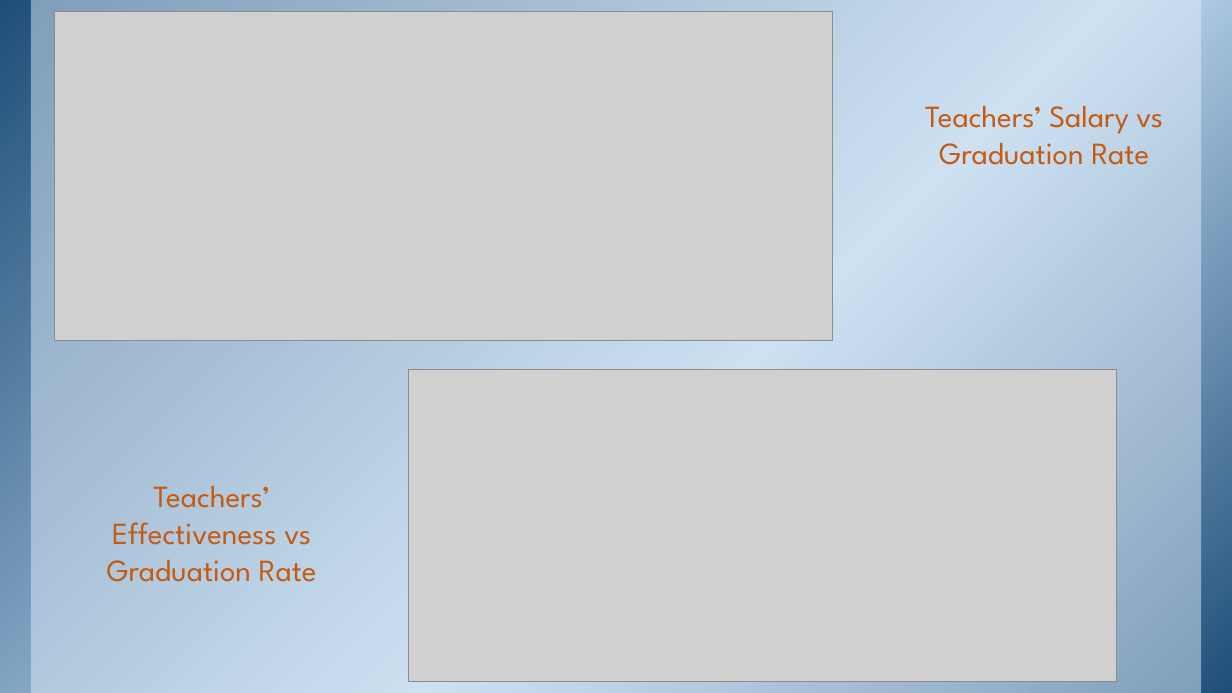
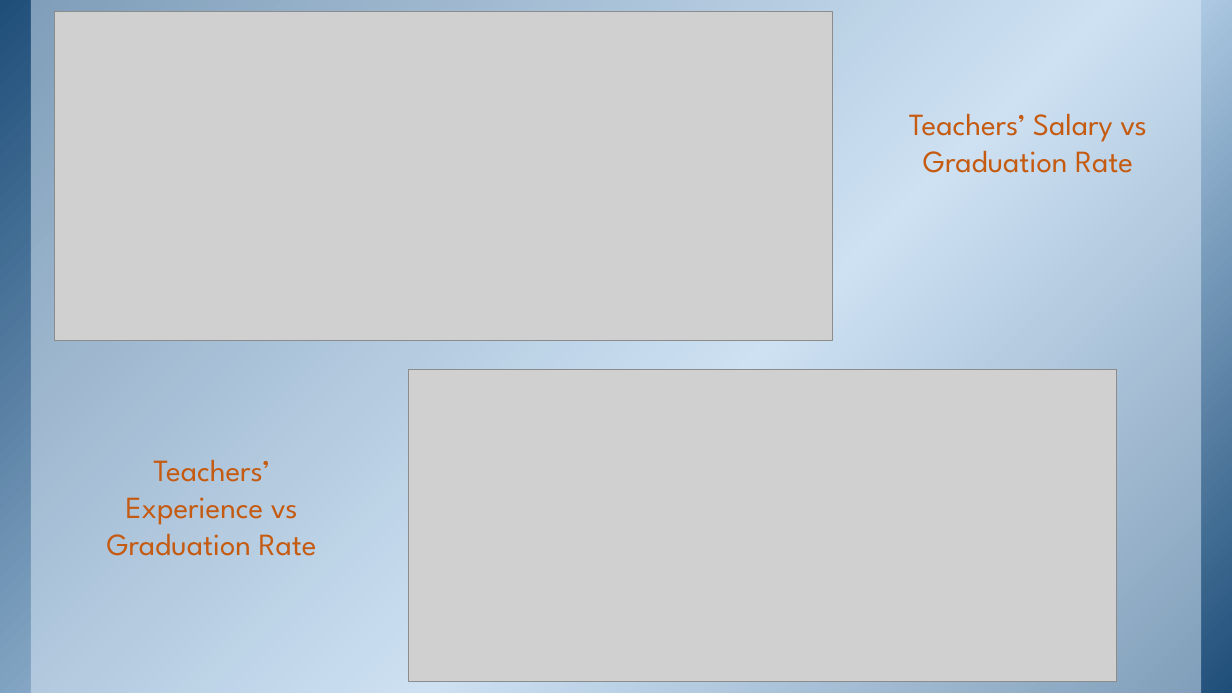
Before and after one commit to fab5-rutgers/first_project, a slide deck: slide 12 of Factors Contributing to Graduation Rates in New Jersey.pptx (slide 11 before the commit). Drawn at 1232x693 pixels with LibreOffice and Linux fonts; fonts in the diff are those of the drawing; grey boxes stand for pictures; background and template pictures are left out. Boxes give left, top, right and bottom in pixels: in the first picture for what was removed or moved away, otherwise in the second. Text is boxed around its words. In the diff, an @@ line names an element or a change of style, - is before the commit and + after.

```diff
--- a/Factors Contributing to Graduation Rates in New Jersey.pptx
+++ b/Factors Contributing to Graduation Rates in New Jersey.pptx
@@ text "Teachers’ Salary vs Graduation Rate": place and size @@
-text "Teachers’ Salary vs Graduation Rate" at (925,105,1163,165)
+text "Teachers’ Salary vs Graduation Rate" at (909,113,1147,173)
@@ text at (107,459,317,556): text changed @@
-Teachers’ Effectiveness vs Graduation Rate
+Teachers’ Experience vs Graduation Rate
```
Also in this commit, not shown: 8 other slides changed, 2 slides added, 1 slide removed, 2 other files.
